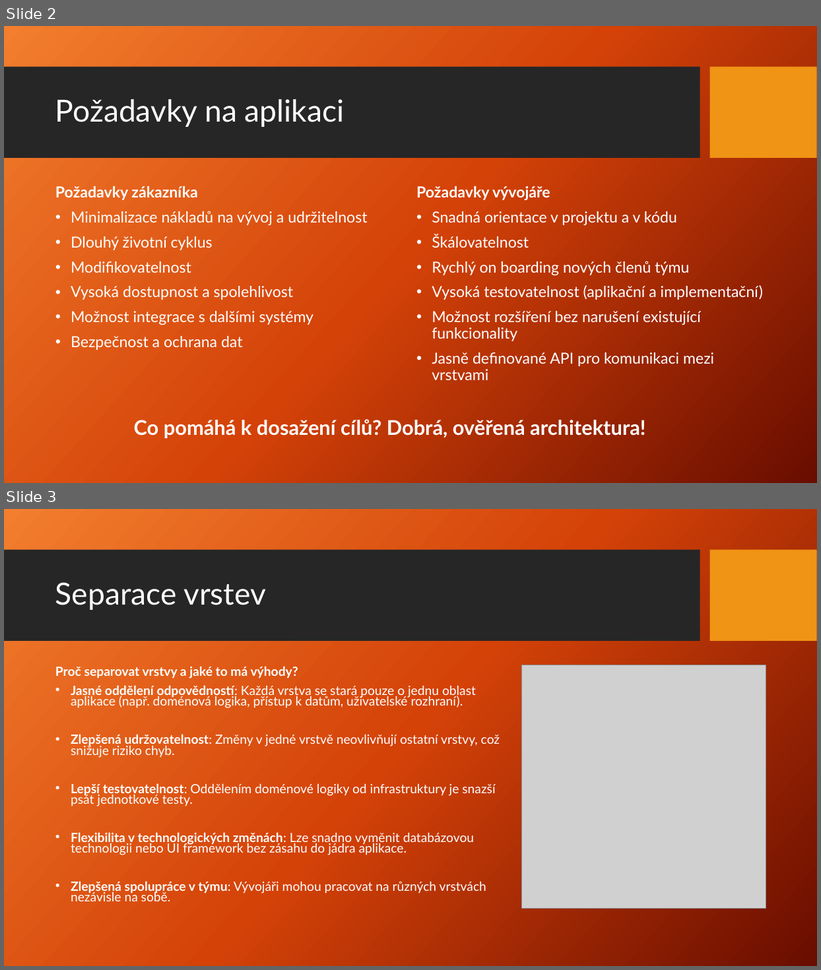
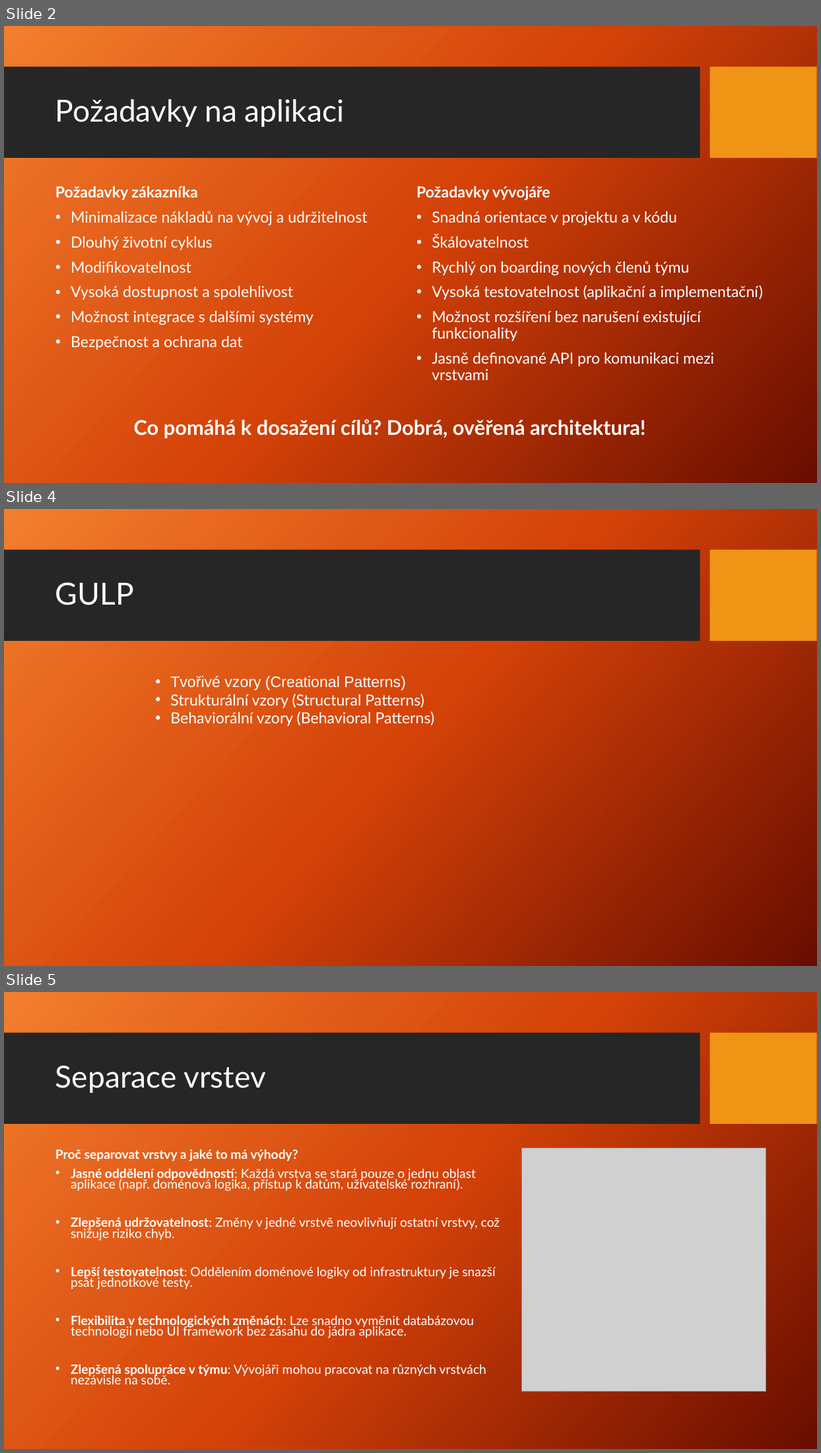
Before and after one commit to mamucz/SupremeCourt, a slide deck: Docs/Clean Architecture.pptx. Shown one above the other, each under a label of ours: slides 2 and 3 before the commit, slides 2, 4 and 5 after it; the slides between them are not shown. The pictures are 821x970 and 821x1453 pixels, drawn with LibreOffice and Linux fonts; fonts in the diff are those of the drawing; grey boxes stand for pictures; background and template pictures are left out. Boxes give left, top, right and bottom in pixels: in the first picture for what was removed or moved away, otherwise in the second. Text is boxed around its words. In the diff, an @@ line names an element or a change of style, - is before the commit and + after.

```diff
--- a/Docs/Clean Architecture.pptx
+++ b/Docs/Clean Architecture.pptx
@@ slide 4 added at (4, 509, 817, 966), background picture (left out); not listed: 2 template elements that a slide beside it also shows @@
@@ title added at (55, 582, 134, 605), 36 pt, text #FFFFFF @@
+GULP
@@ text added at (170, 676, 435, 726), 18 pt, text #FFFFFF @@
+• Tvořivé vzory (Creational Patterns)
+• Strukturální vzory (Structural Patterns)
+• Behaviorální vzory (Behavioral Patterns)
@@ what was slide 3 is now slide 5 @@
```
Also in this commit, not shown: 1 other slide added, 5 other files.
